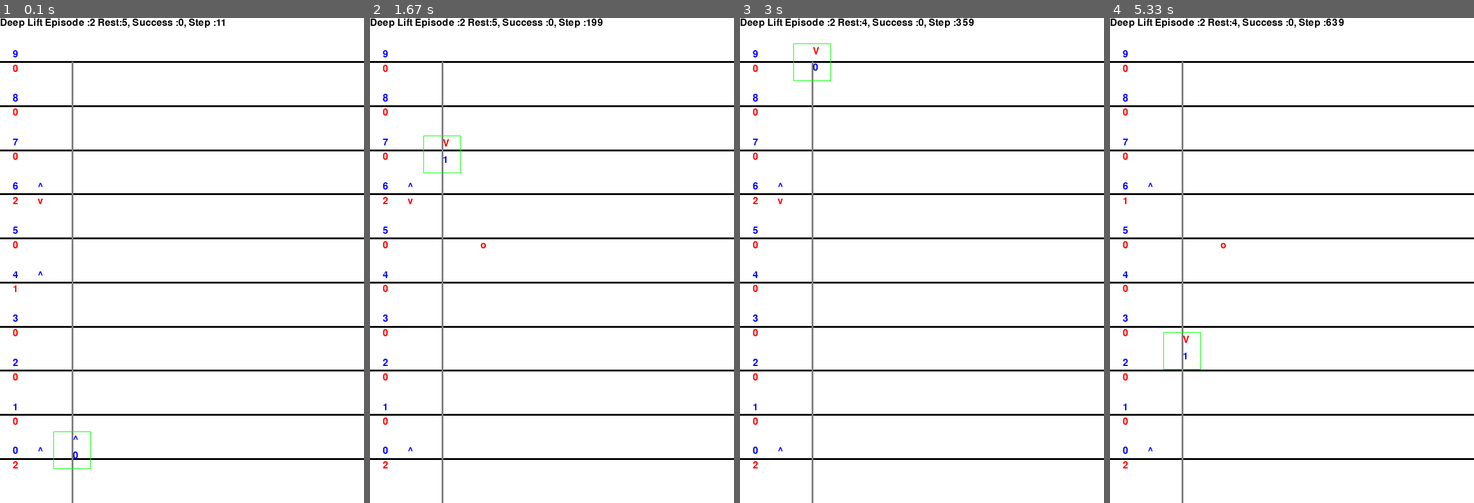
Above: before the commit, frames 1-4 (left to right).
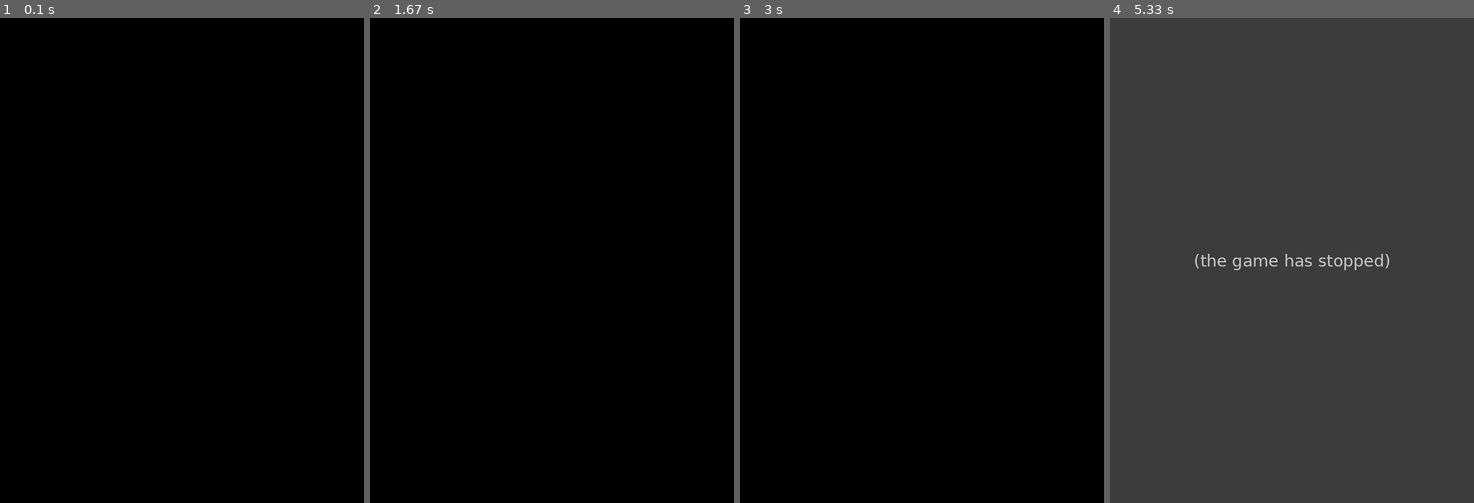
Above: after the commit, the same moments.

Repository: deep-lift/lift-env-pygame
Game: pygame game, started from env_main.py
Same seed, same stepped clock (60 frames per second), same inputs: the game is played once before the commit and once after it.
Inputs:
- Up to frame 1 (0.1 s): no input
- Up to frame 2 (1.67 s): no input
- Up to frame 3 (3 s): no input
- Up to frame 4 (5.33 s): no input

The runs differ from the first frame. In frame 1, 96% of the frame differs, in the area x 0-100%, y 0-100%; in frame 2, 96%; in frame 3, 96%; in frame 4, 100%.
After the commit the program exited at 5.02 s; later frames show no game.

Commit message:
reward 로직 수정

Diff:
--- a/argslist.py
+++ b/argslist.py
@@ -2,33 +2,29 @@
 
 pg.init()
 
-"""
-===================== ENV =======================
-"""
+# ===================== ENV =======================
 FONT = pg.font.Font('freesansbold.ttf', 16)
 SCREEN_HEIGHT: int = 800
 SCREEN_WIDTH: int = 600
 METER_PER_PIXEL: float = 20.779
 LIFT_WIDTH = 5.775
 FIXED_TIME = 0.1
-GAME_SPEED = 1000000000
-RENDER = True
-N_PASSENGER = 5
+GAME_SPEED = 1000
+RENDER = False
+N_PASSENGER = 3
 
-"""
-===================== AGENT =====================
-"""
+# ===================== AGENT =====================
 N_AGENTS = 1
 N_OBSERVATION = 15
 N_STATE = 31
 N_ACTION = 3
-N_MAX_STEPS = 2000
+N_MAX_STEPS = 500
 N_HIDDEN = 100
-REPLAY_MEM = 200000
+REPLAY_MEM = 500000
 RUN_EPISODE = 3000000
 TEST_EPISODE = 10000
 
-PRINT_INTERVAL = 10
+PRINT_INTERVAL = 100
 SAVE_INTERVAL = 1000
 START_TRAIN_EPISODE = 10
 
--- a/building.py
+++ b/building.py
@@ -335,7 +335,6 @@
         self.req_time = self._building.play_time
         self.req_decision = True
 
-
     def act_ready(self): #아무것도 안하고 대기..
         self.move = MoveState.STOP
         self.curr_speed = 0
@@ -674,10 +673,11 @@
                 # dones.append(False)
 
             # todo : 의심스러운 부분 수정 @재영님 여기 is_done부분을 아래로 뺐어요. 한번 체크부탁드려요
-            if self.is_done:
-                dones.append(self.is_done)
-            else:
-                dones.append(False)
+            dones.append(self.is_done)
+            # if self.is_done:
+            #     dones.append(self.is_done)
+            # else:
+            #     dones.append(False)
 
         return np.asarray(observations), np.asarray(rewards), np.asarray(dones)
 
@@ -828,9 +828,6 @@
         for action in actions:
             self.lifts[no].decision_action(action)
             no = no + 1
-
-
-
 
     def render(self):
         self.scr.fill(WHITE)
--- a/elevator.py
+++ b/elevator.py
@@ -60,7 +60,8 @@
             if event.type == pg.QUIT:
                 sys.exit()
 
-        self.clock.tick(GAME_SPEED)
+        if RENDER:
+            self.clock.tick(GAME_SPEED)
 
         if not self.heuristic:
             self.bd.decision_actions(actions)
